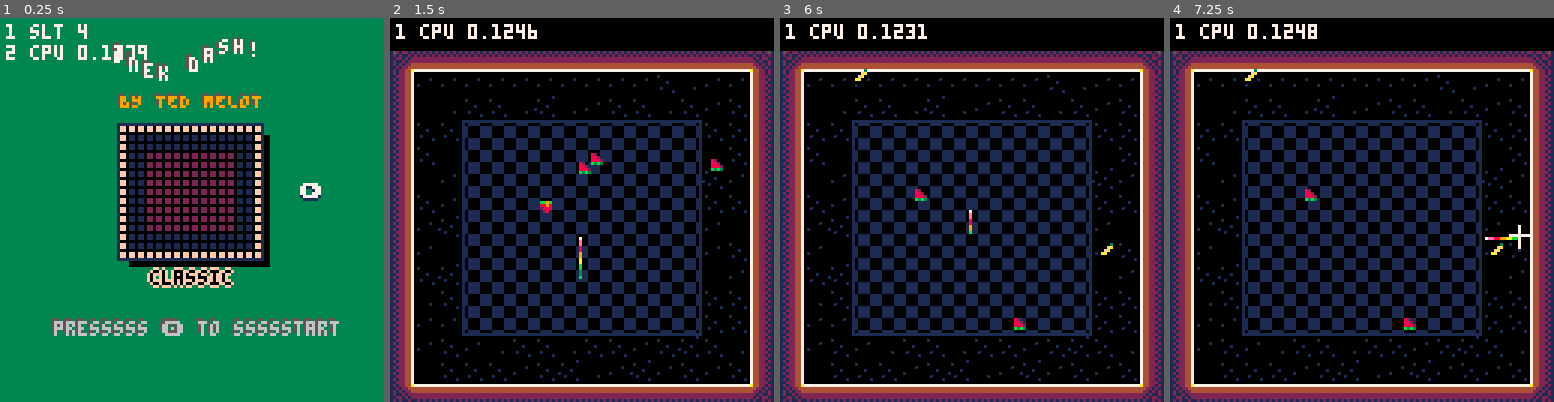
Above: before the commit, frames 1-4 (left to right).
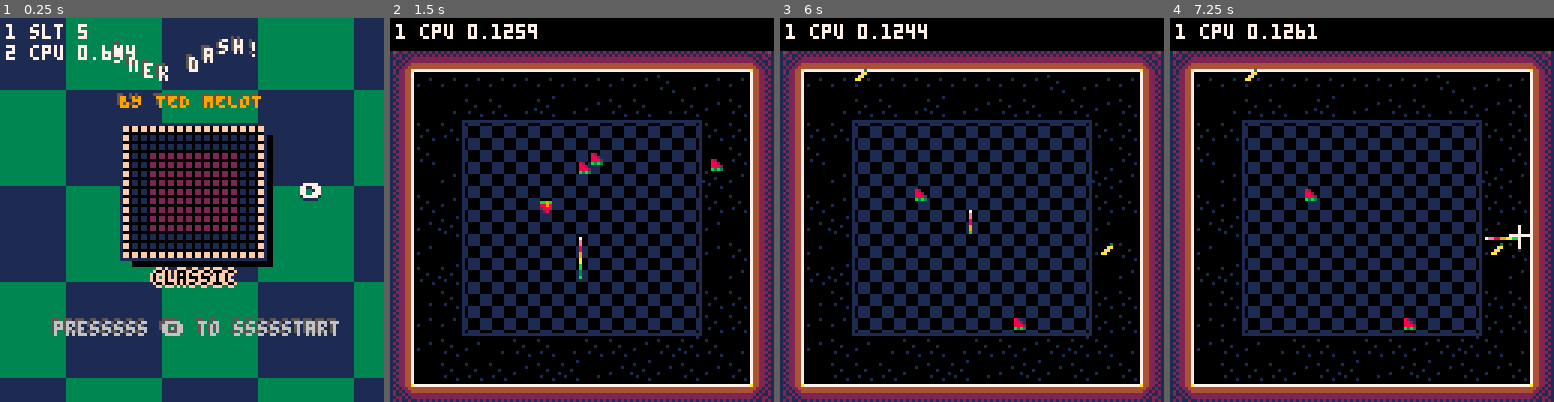
Above: after the commit, the same moments.

Repository: tmelot2/pico-8
Game: PICO-8 cartridge snek-dash.p8
Same seed, same stepped clock (60 frames per second), same inputs: the game is played once before the commit and once after it.
Inputs:
- Up to frame 1 (0.25 s): no input
- Up to frame 2 (1.5 s): tap X (X key) at 0.33, 1.07 s; tap O (Z key) at 0.7 s
- Up to frame 3 (6 s): hold Right 1.6-2.1 s; tap O (Z key) every 0.4 s from 1.7 to 5.7 s; tap X (X key) every 1.12 s from 1.85 to 5.2 s; hold Up 2.15-2.42 s; hold Right 2.47-3.03 s; hold Left 3.08-3.58 s; hold Down 3.63-3.97 s; hold Right 4.02-4.68 s; hold Up 4.73-5.03 s; hold Left 5.08-5.68 s; hold Down from 5.73 s (still down)
- Up to frame 4 (7.25 s): release Down at 6.03 s; hold Right 6.08-6.58 s; tap O (Z key) at 6.1, 6.5, 6.9 s; tap X (X key) at 6.32 s; hold Right 6.63-7.13 s; hold Up from 7.18 s (still down)

The runs differ from the first frame. In frame 1, 47% of the frame differs, in the area x 0-100%, y 0-100%; in frame 2, less than 0.1%; in frame 3, 0.1%; in frame 4, less than 0.1%.

Commit message:
Simplify food player collision, add title bg

Diff:
--- a/snek-dash.p8
+++ b/snek-dash.p8
@@ -10,6 +10,9 @@
 -- flags
 -- 0 wall
 -- 1 bg tile, appears in tiny maps
+
+-- [ ] add level start countdown (use scaling text?)
+-- [ ] add level select flourish & short delay w sound
 
 -- debug
 skiptitle=0
@@ -135,7 +138,7 @@
 -- atitle
 function titleinit()
 	timer=80
-	slt=0 -- select level timer, for anim
+	slt=5 -- select level timer, for anim
 	dir=0 --0 left, 1 right
 	if (play_music) music(3)
 end
@@ -167,8 +170,30 @@
 end
 
 function titledraw()
+  rectfill(0,0,screenwidth, screenheight, 3)
+
+  -- bg
+  count=0
+  w=32
+  speed=2
+  for x=-w, screenwidth/w do
+    for y=-w, screenheight/w do
+      if (x+y)%2==0 then c=1 else c=3 end
+      x1=(-timer/speed%w)+x*w
+      y1=(-timer/speed%w)+y*w
+
+      x1+=abs(8*cos(timer/270)+1)
+      y1+=5*sin(timer/140)+1
+
+      rectfill(x1,y1, x1+w,y1+w, c)
+      -- rect(x1,y1, x1+w,y1+w, c-1)
+      -- sspr(s, (-timer/3%16)+x*w, (-timer/3%16)+y*w, w,w)
+      count+=1
+    end
+  end
+  log('count '..count)
+
   local titletxt="snek dash!"
-  rectfill(0,0,screenwidth, screenheight, 3)
   x=27
   y=11
   wavyPrint(titletxt, x, y, 5, 5)
@@ -343,14 +368,18 @@
   end
 
   -- food
-  local playerobj={x=player.x,y=player.y,w=1,h=1}
-  for f in all(food) do
-    local foodobj={x=f.x,y=f.y,w=4,h=4}
-    -- got food!
-    if iscolliding(playerobj,foodobj) then
-      collectfood(food,f)
-    end
-  end
+  log('player '..player.x..','..player.y)
+  if player!= nil and food != nil and #food>0 then
+    playerfoodcollide(food,{x=player.x,y=player.y})
+  end
+  -- local playerobj={x=player.x,y=player.y,w=1,h=1}
+  -- for f in all(food) do
+  --   local foodobj={x=f.x,y=f.y,w=4,h=4}
+  --   -- got food!
+  --   if iscolliding(playerobj,foodobj) then
+  --     collectfood(food,f)
+  --   end
+  -- end
 
   -- player length
   -- add to trail
@@ -534,7 +563,9 @@
 end
 
 -- collects food if pos collides with any food
-function dashfoodcollect(food,pos)
+function playerfoodcollide(food,pos)
+  log('2 food '..#food)
+  log('2 pos '..pos.x..','..pos.y)
   for f in all(food) do
     if (iscolliding({x=pos.x,y=pos.y,w=1,h=1},{x=f.x,y=f.y,w=4,h=4})) then
       collectfood(food,f)
@@ -578,8 +609,6 @@
     if comboTimer>0 and comboTimer<=20 then
       percent=.25*comboTimer
       scale=max(2-percent,1)
-      log('p '..percent)
-      log('scale '..scale)
     else
       scale=1
     end
@@ -789,7 +818,7 @@
       for i=1,dashamount do
         local newpos = {x=player.x,y=(dashamount+player.y)-i}
         add(player.h,newpos)
-        dashfoodcollect(food,newpos)
+        playerfoodcollide(food,newpos)
     end
 
     -- left
@@ -798,7 +827,7 @@
       for i=1,dashamount do
         local newpos = {x=(dashamount+player.x)-i,y=player.y}
         add(player.h,newpos)
-        dashfoodcollect(food,newpos)
+        playerfoodcollide(food,newpos)
       end
 
     -- down
@@ -807,7 +836,7 @@
       for i=1,dashamount do
         local newpos = {x=player.x,y=(player.y-dashamount)+i}
         add(player.h,newpos)
-        dashfoodcollect(food,newpos)
+        playerfoodcollide(food,newpos)
       end
 
     -- right
@@ -816,7 +845,7 @@
       for i=1,dashamount do
         local newpos = {x=(player.x-dashamount)+i,y=player.y}
         add(player.h,newpos)
-        dashfoodcollect(food,newpos)
+        playerfoodcollide(food,newpos)
       end
     end
 
@@ -1042,14 +1071,14 @@
 00000000000000000888888011222447744222111212122442212121721211144111212771222447110000111100001111000011000000000000000000000000
 00000000000000000888888012122447744221211121224444221211712111444411121772122447101111000011110000111101000000000000000000000000
 00000000000000000088880011222447744222111212244aa44221217211144aa441112771222447101111000011110000111101000000000000000000000000
-00000000000000000000000077777777111111111212244aa44221217211144aa441112774422127101111000011110000111101000000000000000000000000
-00000000000000000000000044444444121212121121224444221211712111444411121774422217101111000011110000111101000000000000000000000000
-00000000000000000000000044444444212121211212122442212121721211144111212774422127110000111100001111000011000000000000000000000000
-00000000000000000000000022222222222222221211212222121121721121111112112774422217110000111100001111000011000000000000000000000000
-00000000000000000000000022222222222222221122121221212211712112111121121774422127110000111100001111000011000000000000000000000000
-000000000000000000000000121212124444444412121121121121217f121121121121f774422217110000111100001111000011000000000000000000000000
-000000000000000000000000212121214444444415212212212212517ff1221221221ff774422127101111000011110000111101000000000000000000000000
-00000000000000000000000011111111777777771111111111111111777777777777777774422217101111000011110000111101000000000000000000000000
+00000000000000001111111177777777111111111212244aa44221217211144aa441112774422127101111000011110000111101000000000000000000000000
+00000000000000001111111144444444121212121121224444221211712111444411121774422217101111000011110000111101000000000000000000000000
+00000000000000001111111144444444212121211212122442212121721211144111212774422127110000111100001111000011000000000000000000000000
+00000000000000001111111122222222222222221211212222121121721121111112112774422217110000111100001111000011000000000000000000000000
+00000000000000001111111122222222222222221122121221212211712112111121121774422127110000111100001111000011000000000000000000000000
+000000000000000011111111121212124444444412121121121121217f121121121121f774422217110000111100001111000011000000000000000000000000
+000000000000000011111111212121214444444415212212212212517ff1221221221ff774422127101111000011110000111101000000000000000000000000
+00000000000000001111111111111111777777771111111111111111777777777777777774422217101111000011110000111101000000000000000000000000
 00000000000000000000000000000000000000000000000017777771717777177777777766777766101111000011110000111101000000000000000000000000
 00000000000000000000000000000000000000000000000070244207102442011024420110244201101111000011110000111101000000000000000000000000
 00000000000000000000000000000000000000000000000072444427724444277244442722444422110000111100001111000011000000000000000000000000
@@ -1059,7 +1088,7 @@
 00000000000000000000000000000000000000000000000070244207102442011024420110244201101111000011110000111101000000000000000000000000
 00000000000000000000000000000000000000000000000017777771717777177777777766777766111111111111111111111111000000000000000000000000
 __gff__
-0000000100000000000000000000000000000001010101010101020202000000000000010101010101010202020000000000000000000101010102020200000000000000000000000000000000000000000000000000000000000000000000000000000000000000000000000000000000000000000000000000000000000000
+0000000100000000000000000000000000000001010101010101020202000000000002010101010101010202020000000000000000000101010102020200000000000000000000000000000000000000000000000000000000000000000000000000000000000000000000000000000000000000000000000000000000000000
 0000000000000000000000000000000000000000000000000000000000000000000000000000000000000000000000000000000000000000000000000000000000000000000000000000000000000000000000000000000000000000000000000000000000000000000000000000000000000000000000000000000000000000
 __map__
 1524242424242424242424242424241615242424242424242424242424242416152424242424242424242424242424161524242424242424242424242424241615242424242424242424242424242416000000000000000000000000000000000000000000000000000000000000000000000000000000000000000000000000
@@ -1077,19 +1106,25 @@
 130b0c0b0a0c0d0c0c0c0b0c0a0d0c14130b0b0b0c0c0d0d0c0c0c0c0d0d0b14130b0c0b0a0c0c0c000c0b0c0a0c0c14130b0c0b0d0c0c0d0c0c0b0c0a0c0d14130b363b3b3b3b3b3b3b3b3b3b360d14000000000000000000000000000000000000000000000000000000000000000000000000000000000000000000000000
 131e0c0c0c0b0c0a0b0b0a0b0d0b0c14130c0c0c0c0b0c0b0b0c0b0b0c0b0c14131e0c0c0c0b0c0a0b0b0a0b0c000c14131e0c0c0c0b0c0a0d0b0a0b0c0b0c1413360c0c0c0b0c0d0b0b0a0b0c0b3614000000000000000000000000000000000000000000000000000000000000000000000000000000000000000000000000
 2523232323232323232323232323232625232323232323232323232323232326252323232323232323232323232323262523232323232323232323232323232625232323232323232323232323232326000000000000000000000000000000000000000000000000000000000000000000000000000000000000000000000000
-…(16 lines of a section not shown)…
+0000000000000000000000000000000000000000000000000000000000000000000000000000000000000000000000000000000000000000000000000000000000000000000000000000000000000000000000000000000000000000000000000000000000000000000000000000000000000000000000000000000000000000
+0000000000000000000000000000000000000000000000000000000000000000000000000000000000000000000000000000000000000000000000000000000000000000000000000000000000000000000000000000000000000000000000000000000000000000000000000000000000000000000000000000000000000000
+0000000022222222222200000000000000000000000000000000000000000000000000000000000000000000000000000000000000000000000000000000000000000000000000000000000000000000000000000000000000000000000000000000000000000000000000000000000000000000000000000000000000000000
+0000000022222222222200000000000000000000000000000000000000000000000000000000000000000000000000000000000000000000000000000000000000000000000000000000000000000000000000000000000000000000000000000000000000000000000000000000000000000000000000000000000000000000
+0000000022222222222200000000000000000000000000000000000000000000000000000000000000000000000000000000000000000000000000000000000000000000000000000000000000000000000000000000000000000000000000000000000000000000000000000000000000000000000000000000000000000000
+0000000022222222222200000000000000000000000000000000000000000000000000000000000000000000000000000000000000000000000000000000000000000000000000000000000000000000000000000000000000000000000000000000000000000000000000000000000000000000000000000000000000000000
+…(16 lines of a section not shown)…
